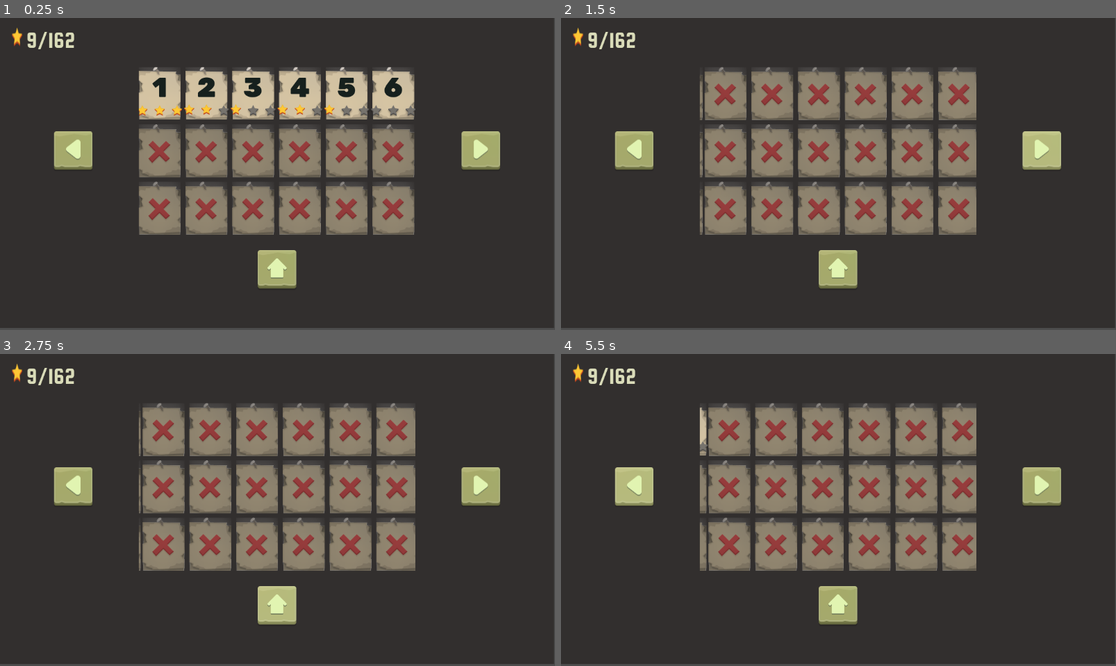
Above: before the commit, frames 1-4 (two rows, left to right).
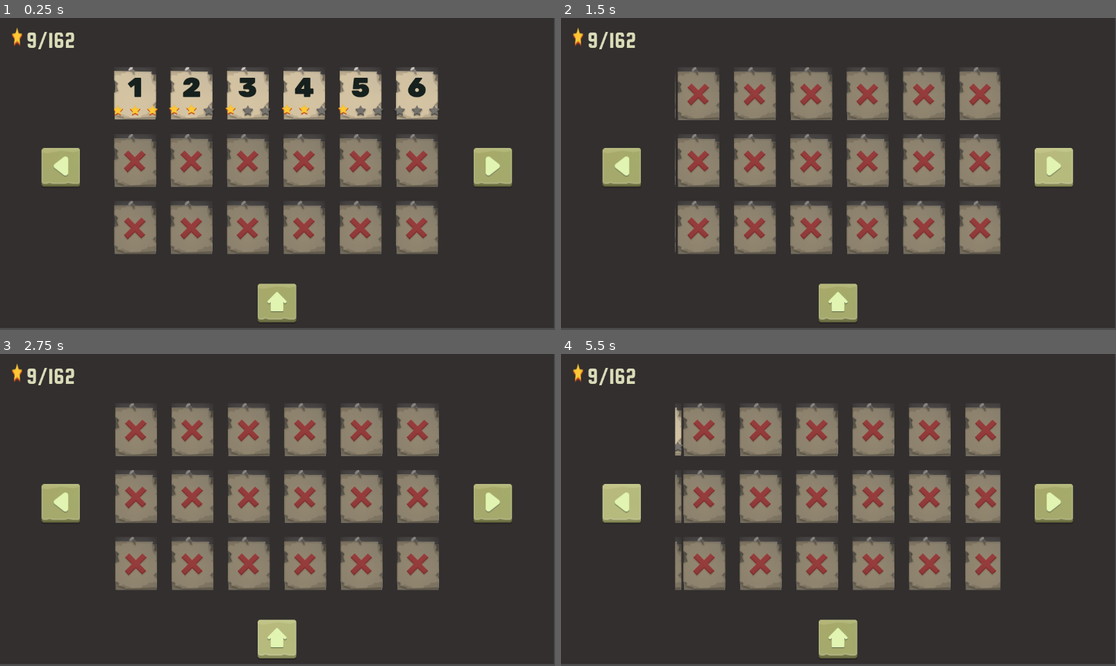
Above: after the commit, the same moments.

Repository: Escape-Game-Jam-2024/Grid-City
Game: Godot game, scene res://scenes/LevelMenu/LevelScreen.tscn
The game is run twice, just before and just after one commit, with the same random seed, the same clock (stepped at 60 frames per second) and the same inputs.
Inputs (mouse positions are in pixels of both pictures, inside the frame that each line leads up to; where the layout moved, square brackets give the same spot in the first picture):
- Up to frame 1 (0.25 s): no input
- Up to frame 2 (1.5 s): click (1054, 167) [1043, 152] at 0.5 s; click (1054, 167) [1043, 152] at 1.25 s
- Up to frame 3 (2.75 s): click (277, 641) [277, 606] at 2 s
- Up to frame 4 (5.5 s): click (838, 641) [838, 606] at 2.75 s; click (1054, 503) [1043, 488] at 3.5 s; click (838, 641) [838, 606] at 4.25 s; click (622, 503) [633, 488] at 5 s

The runs differ from the first frame. In frame 1, 27% of the frame differs, in the area x 7-93%, y 15-98%; in frame 2, 26%; in frame 3, 26%; in frame 4, 26%.

Commit message:
more grid spacing

Diff:
--- a/scenes/LevelMenu/levelGrid.tscn
+++ b/scenes/LevelMenu/levelGrid.tscn
@@ -3,8 +3,8 @@
 [ext_resource type="PackedScene" uid="uid://coy3qum8136og" path="res://scenes/LevelMenu/levelBox.tscn" id="1_wmk7q"]
 
 [node name="LevelGrid" type="GridContainer"]
-theme_override_constants/h_separation = 10
-theme_override_constants/v_separation = 10
+theme_override_constants/h_separation = 30
+theme_override_constants/v_separation = 30
 columns = 6
 
 [node name="LevelBox" parent="." instance=ExtResource("1_wmk7q")]
--- a/scenes/LevelMenu/levelMenu.tscn
+++ b/scenes/LevelMenu/levelMenu.tscn
@@ -70,7 +70,7 @@
 
 [node name="ClipControl" type="Control" parent="VBoxContainer/HBoxContainer"]
 clip_contents = true
-custom_minimum_size = Vector2(574, 350)
+custom_minimum_size = Vector2(675, 420)
 layout_mode = 2
 
 [node name="GridBox" type="HBoxContainer" parent="VBoxContainer/HBoxContainer/ClipControl"]
--- a/scripts/LevelMenu/levelMenu.gd
+++ b/scripts/LevelMenu/levelMenu.gd
@@ -4,7 +4,7 @@
 var total_stars = 1
 var current_grid = 1
 var width_of_levelBox = 87
-var grid_width = width_of_levelBox * 6 + (10*5)
+var grid_width = 675
 
 @onready var gridbox = $VBoxContainer/HBoxContainer/ClipControl/GridBox
 @onready var stars_label = $VBoxContainer/StarCounter/Content/Stars
